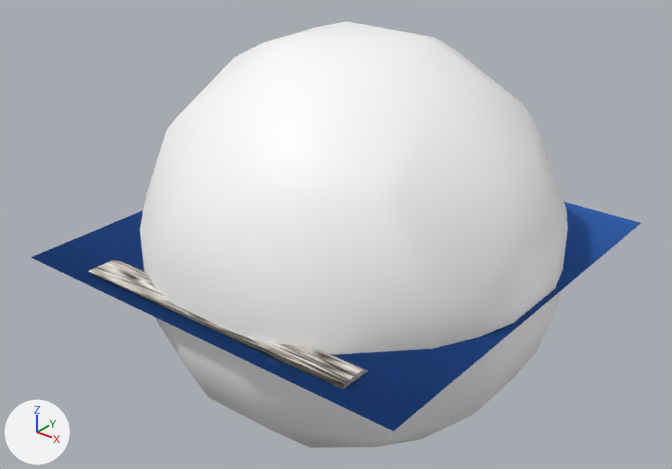
Two versions of the glTF model AFRAMEDARBS/BAKA/BAKA.gltf, one commit apart.
One viewpoint serves both versions: a camera (50 mm lens) standing at (188.0, -245.0, 152.0) and looking at (-6.0, -3.0, 2.0). The lights are fixed; the arrows at lower left show +X, +Y and +Z. Where no turn or scale is listed for an object, it has been applied to the vertices.
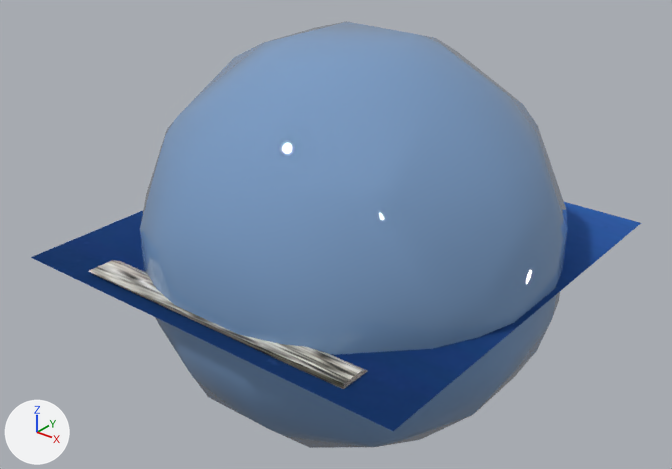
Location of each change, [x1, y1, x2, y2] in pixels of the pictures (672 x 469 px):
```json
{"object": "Mball.001", "change": "surface changed", "before": [140, 21, 568, 448], "after": [140, 21, 568, 448], "on screen": "white to blue"}
```

The change, as JSON lines over the scene's bpy script:
```json
{"op": "add", "block": "img_debesissss", "code": ["img_debesissss = load_image('debesissss', 'textures/debesissss.jpg', 174, 184, 'sRGB')"]}
{"op": "remove", "block": "mat_material_002", "code": "mat_material_002.base_color = (1.0, 1.0, 1.0)  # white #ffffff"}
{"op": "add", "block": "mat_material_002", "code": "mat_material_002.texture = img_debesissss"}
{"op": "set", "path": "mat_material_002.roughness", "old": "0.5", "new": "0.0"}
```
